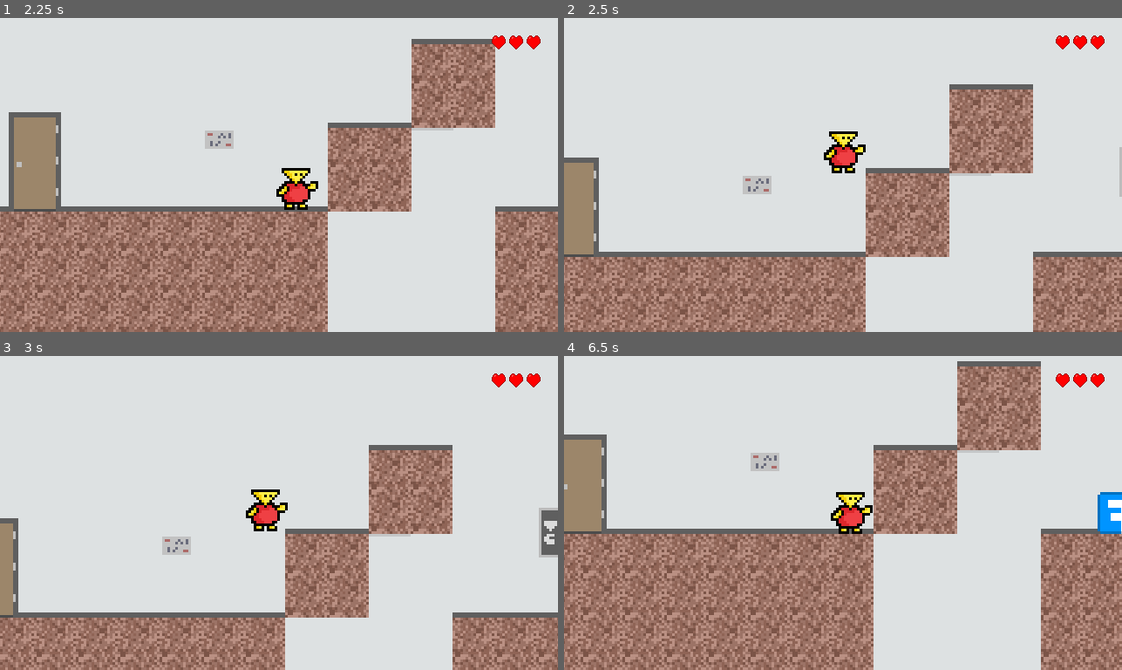
Above: before the commit, frames 1-4 (two rows, left to right).
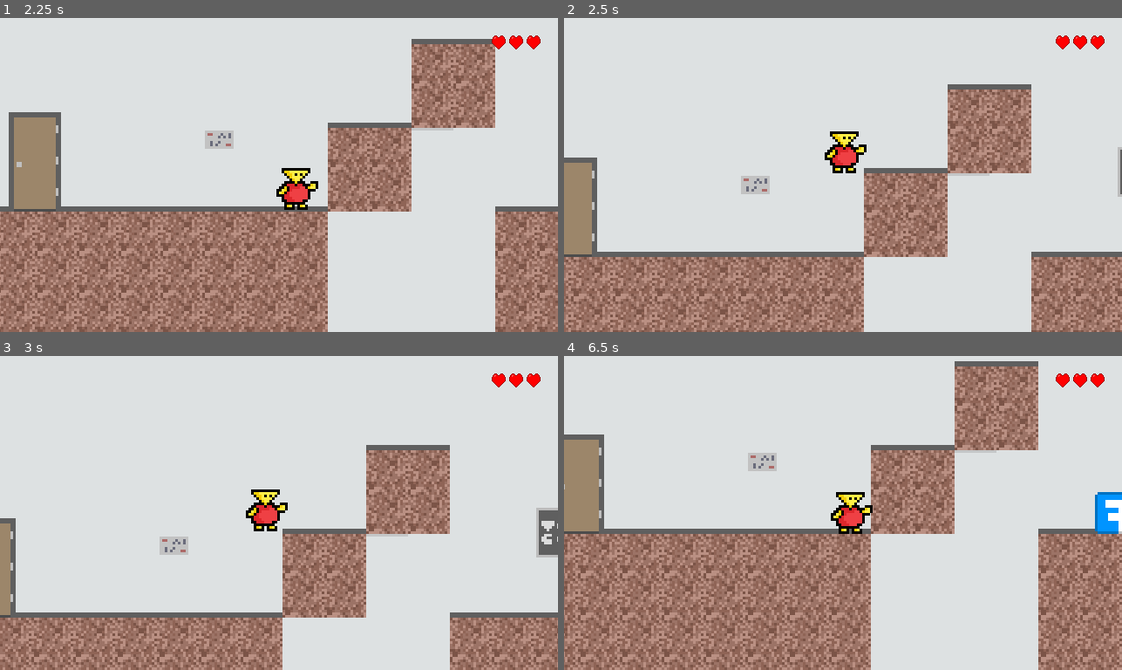
Above: after the commit, the same moments.

Repository: kaareltiitt6nts/godot-jumpergame
Game: Godot game, scene res://scenes/levels/main_menu.tscn
The game is run twice, just before and just after one commit, with the same random seed, the same clock (stepped at 60 frames per second) and the same inputs. Sound files missing from this copy of the repository are replaced by a short silence.
Inputs:
- Up to frame 1 (2.25 s): click "Mängi" at 0.5 s; tap Enter (interact) at 1.25, 1.35, 2.1 s; hold Right (right) from 1.28 s (still down); tap Up (up) at 1.52 s
- Up to frame 2 (2.5 s): keep holding Right (right); tap Up (up) at 2.27 s
- Up to frame 3 (3 s): release Right (right) at 2.78 s; hold Left (left) from 2.78 s (still down); tap Enter (interact) at 2.85 s
- Up to frame 4 (6.5 s): release Left (left) at 3.53 s; hold Right (right) 3.53-5.03 s; tap Enter (interact) every 0.75 s from 3.6 to 5.85 s; tap Up (up) at 3.77, 4.52, 5.27 s; hold Left (left) 5.03-5.78 s; hold Right (right) from 5.78 s (still down)

Frame 1 is identical in both runs. In frame 2, 9.4% of the frame differs, in the area x 0-100%, y 21-100%; in frame 3, 11%; in frame 4, 21%, in the area x 0-100%, y 1-100%.

Commit message:
player hitbox väiksemaks

Diff:
--- a/scenes/player/player.tscn
+++ b/scenes/player/player.tscn
@@ -25,7 +25,7 @@
 deathParticle = ExtResource("3_p47bc")
 
 [node name="CollisionShape2D" type="CollisionShape2D" parent="."]
-scale = Vector2(1.6, 1.6)
+scale = Vector2(1.4, 1.6)
 shape = SubResource("RectangleShape2D_dqkch")
 
 [node name="Sprite2D" type="Sprite2D" parent="."]
